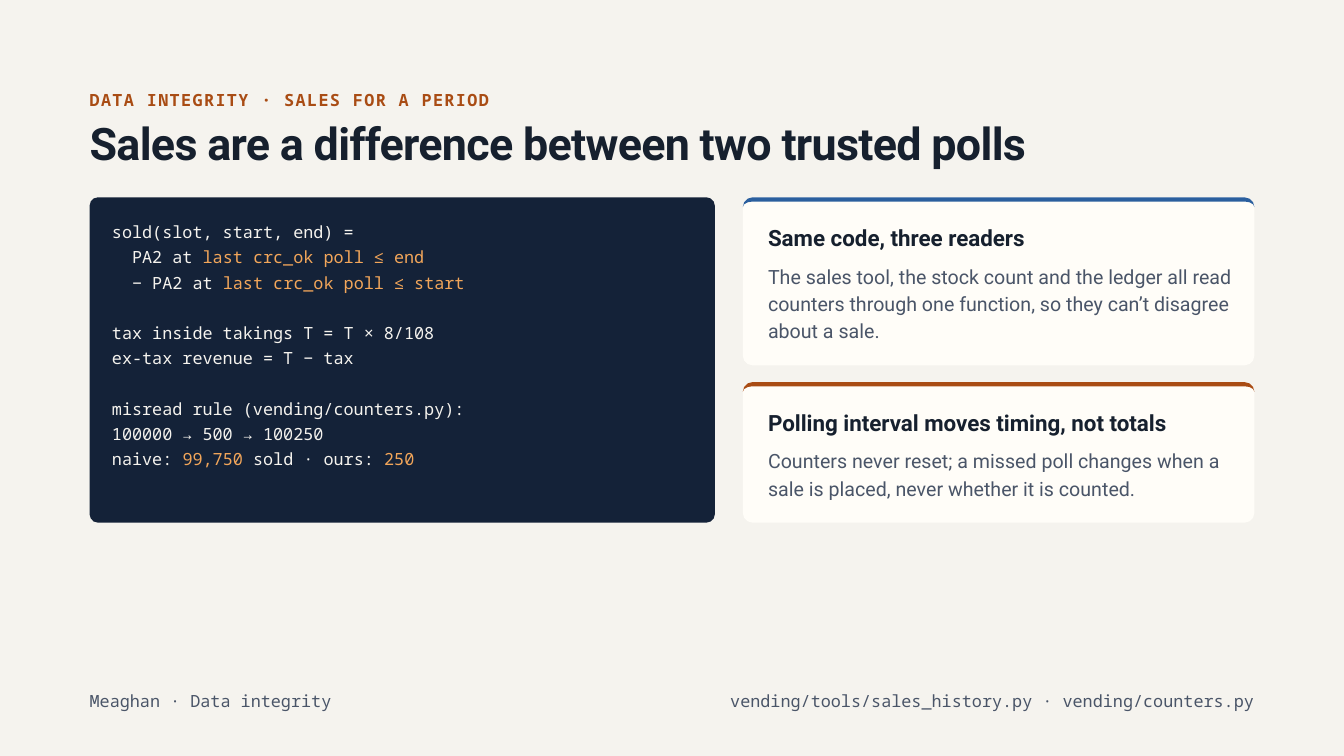
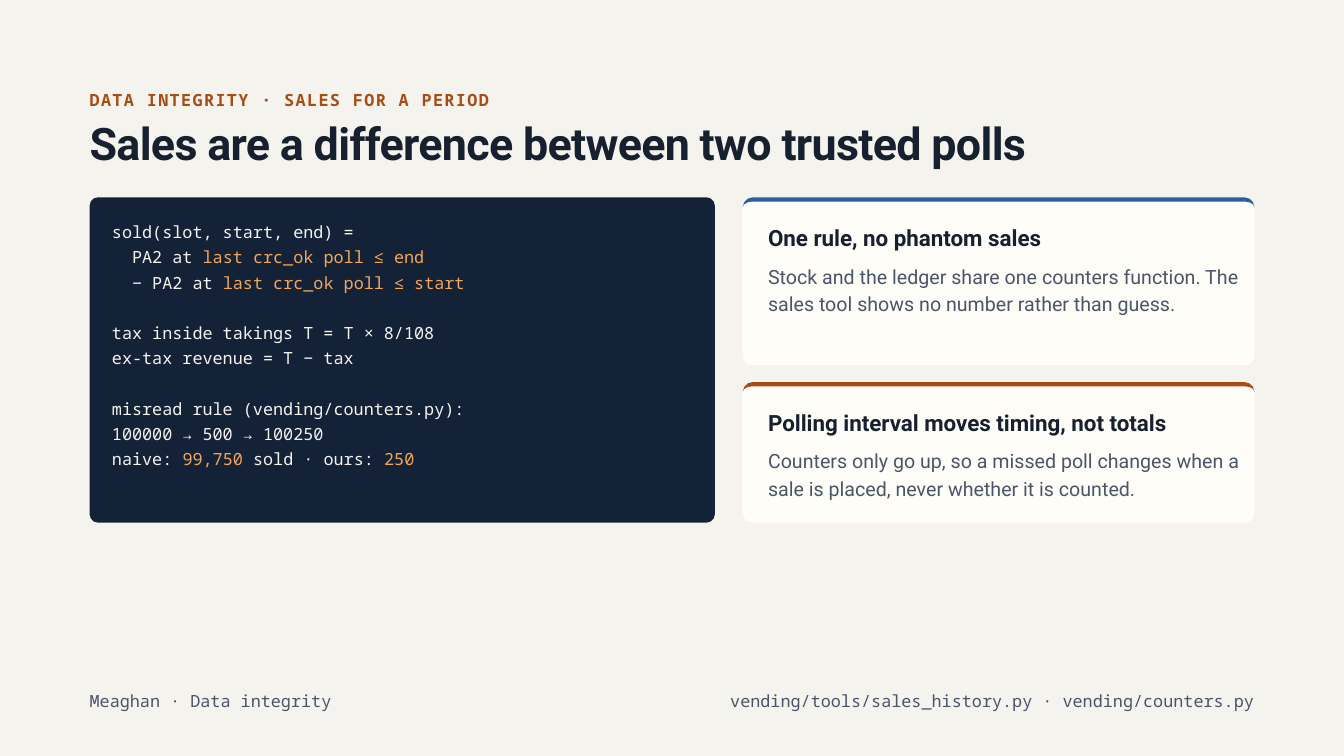
Before and after one commit to marshall-strong/agentic-vending, a slide deck: slide 8 of docs/presentation/group-b-final-presentation.pptx. Drawn at 1344x756 pixels with LibreOffice and Linux fonts; fonts in the diff are those of the drawing. Boxes give left, top, right and bottom in pixels: in the first picture for what was removed or moved away, otherwise in the second. Text is boxed around its words. In the diff, an @@ line names an element or a change of style, - is before the commit and + after.

```diff
--- a/docs/presentation/group-b-final-presentation.pptx
+++ b/docs/presentation/group-b-final-presentation.pptx
@@ text at (x1=768, y1=229, x2=1041, y2=251): text changed @@
-Same code, three readers
+One rule, no phantom sales
@@ text at (x1=768, y1=269, x2=1238, y2=315): text changed @@
-The sales tool, the stock count and the ledger all read counters through one function, so they can’t disagree about a sale.
+Stock and the ledger share one counters function. The sales tool shows no number rather than guess.
@@ text at (x1=768, y1=453, x2=1239, y2=500): text changed @@
-Counters never reset; a missed poll changes when a sale is placed, never whether it is counted.
+Counters only go up, so a missed poll changes when a sale is placed, never whether it is counted.
```
Also in this commit, not shown: 1 other slide changed.
